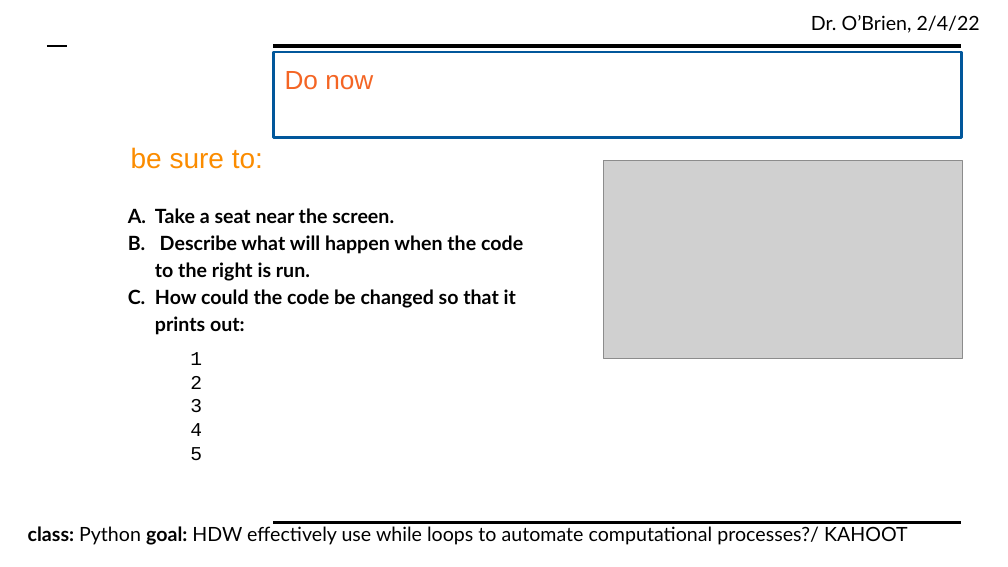
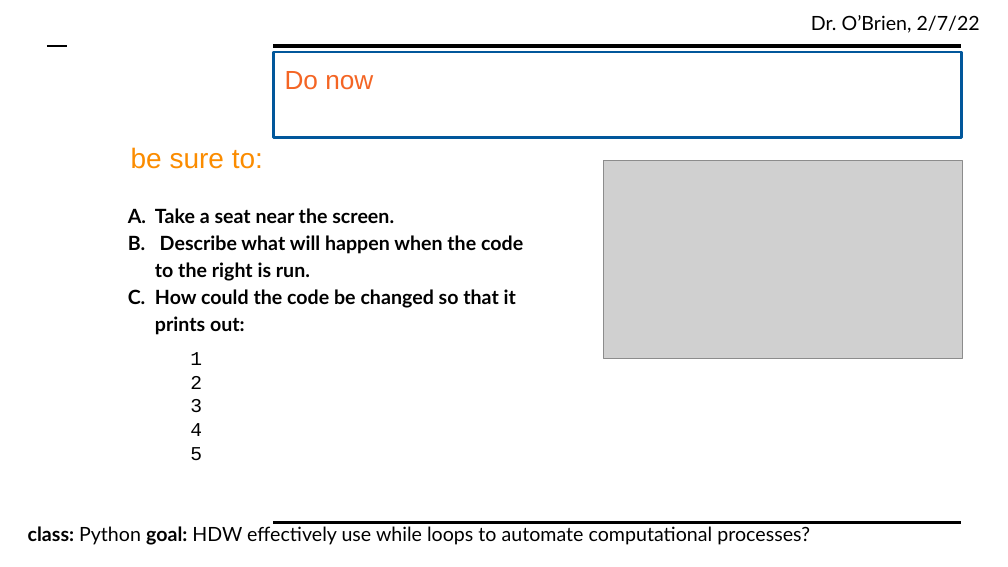
Before and after one commit to cobrien87/work, a slide deck: slide 2 of print/python2_1_3.pptx. Drawn at 1008x567 pixels with LibreOffice and Linux fonts; fonts in the diff are those of the drawing; grey boxes stand for pictures; background and template pictures are left out. Boxes give left, top, right and bottom in pixels: in the first picture for what was removed or moved away, otherwise in the second. Text is boxed around its words. In the diff, an @@ line names an element or a change of style, - is before the commit and + after.

```diff
--- a/print/python2_1_3.pptx
+++ b/print/python2_1_3.pptx
@@ text at bbox=[811, 15, 980, 33]: text changed @@
-Dr. O’Brien, 2/4/22
+Dr. O’Brien, 2/7/22
@@ text at bbox=[28, 526, 810, 545]: text changed @@
-class: Python goal: HDW effectively use while loops to automate computational processes?/ KAHOOT
+class: Python goal: HDW effectively use while loops to automate computational processes?
```
Also in this commit, not shown: 4 other slides changed, 29 other files.
